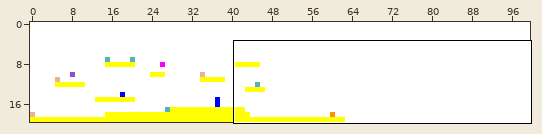
Sprite sheet: Assets/Sprites/SintAnnastrand.png. The picture above shows the old version from afar; the outline marks the close-up.
Close-up. Before:
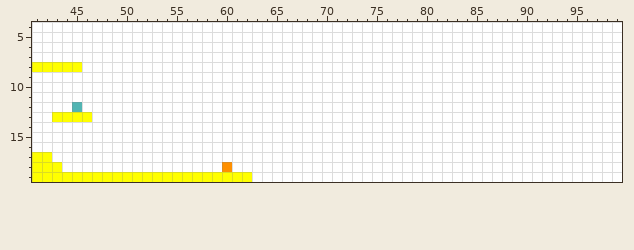
The file is 100x20 pixels. Shown: x 41..99, y 4..19. The commit also changed other parts of the picture, which this record leaves out.
And afterwards:
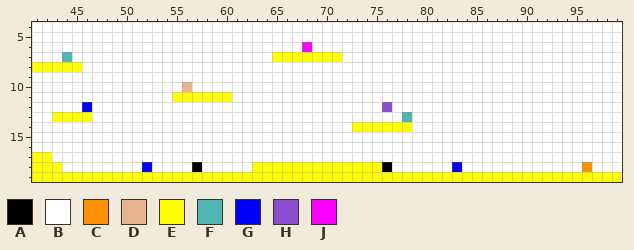
Palette (. is transparent): A #000000  B #ffffff  C #ff9000  D #e9b591  E #ffff00  F #51b5b3  G #0000ff  H #8d4fd2  J #fc00ff
The exact change:
The author changed colour B to colour A in row 18 at x 57 and 76.
The author changed colour C to colour B in row 18 at x 60.
The author changed colour F to colour B in row 12 at x 45.
The author changed colour B to colour C in row 18 at x 96.
The author changed colour B to colour D in row 10 at x 56.
The author changed colour B to colour E in row 7 at x 65 to 71; in row 11 at x 55 to 60; in row 14 at x 73 to 78; in row 18 at x 63 to 75; in row 19 at x 63 to 99.
The author changed colour B to colour F in row 7 at x 44; in row 13 at x 78.
The author changed colour B to colour G in row 12 at x 46; in row 18 at x 52 and 83.
The author changed colour B to colour H in row 12 at x 76.
The author changed colour B to colour J in row 6 at x 68.
Boxes around the changes in both close-ups, in picture pixels (x1, y1, x2, y2):
changed: (172, 42, 622, 182)
changed: (62, 52, 92, 112)
changed: (142, 162, 152, 172)
